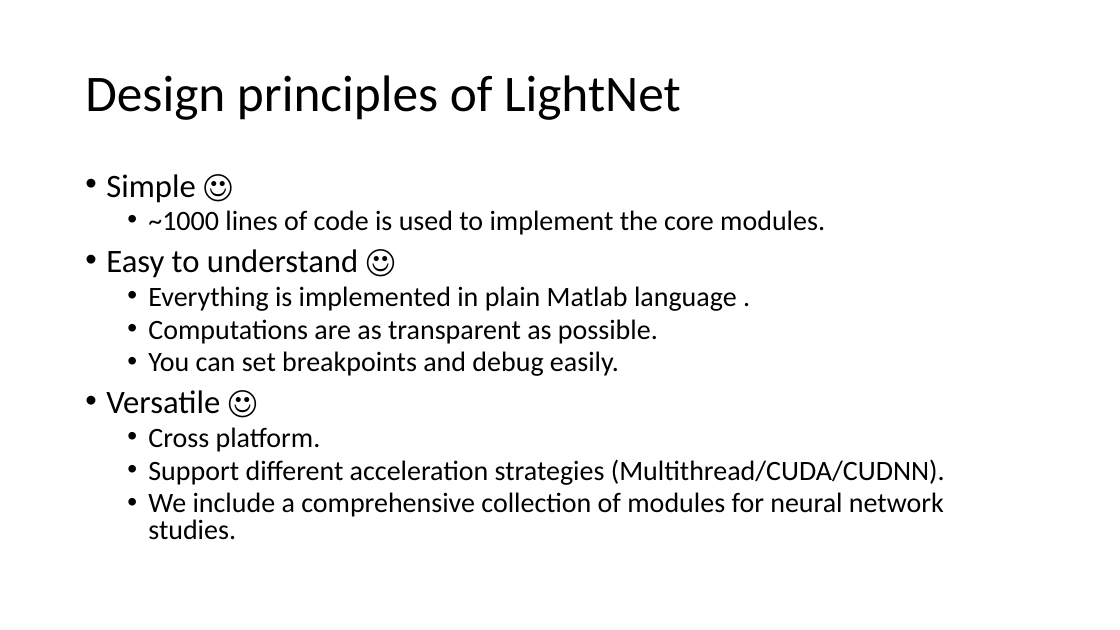
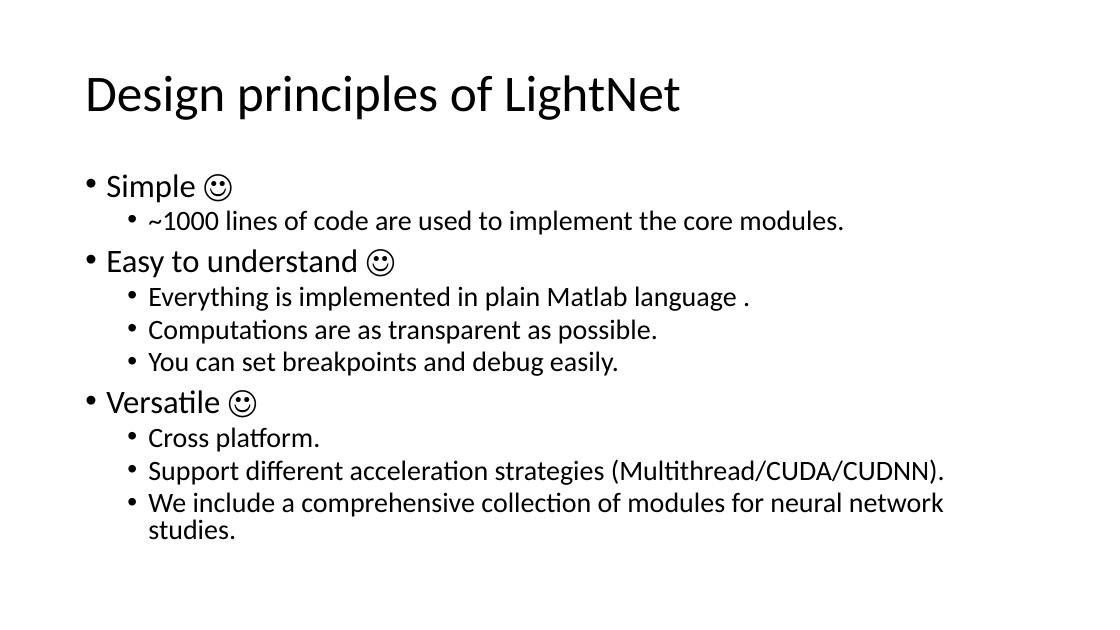
Before and after one commit to katsuyoo/LightNet, a slide deck: slide 2 of LightNet Tutorial.pptx. Drawn at 1120x630 pixels with LibreOffice and Linux fonts; fonts in the diff are those of the drawing. Boxes give left, top, right and bottom in pixels: in the first picture for what was removed or moved away, otherwise in the second. Text is boxed around its words. In the diff, an @@ line names an element or a change of style, - is before the commit and + after.

Commit message:
20170220_Tutorial_added

```diff
--- a/LightNet Tutorial.pptx
+++ b/LightNet Tutorial.pptx
@@ text at (148,210,844,235): text changed @@
-  • ~1000 lines of code is used to implement the core modules.
+  • ~1000 lines of code are used to implement the core modules.
```
